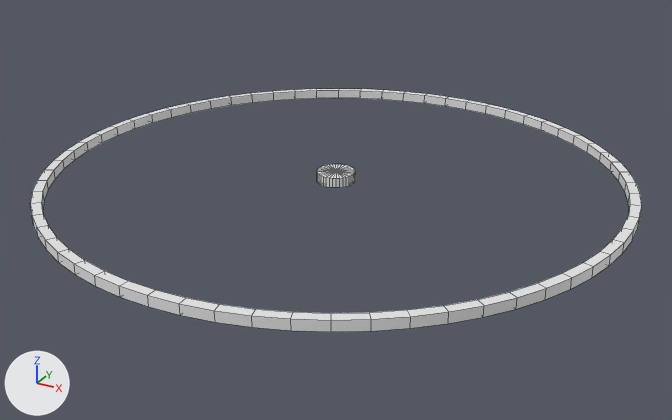
The FBX model DREAM205/Assets/Props/etc/waypoint.fbx as it was, and as the next commit left it.
Camera for both pictures: a 50 mm lens placed at (0.43, -0.782, 0.352), pointed at (0.007, -0.012, -0.032). Arrows for +X, +Y and +Z are at lower left; the lights stay in place. Mesh edges are drawn as thin lines. Where no turn or scale is listed for an object, it has been applied to the vertices. Vertices at the same position are counted once.

Objects in the first picture: 'Cylinder', 'Tube'.
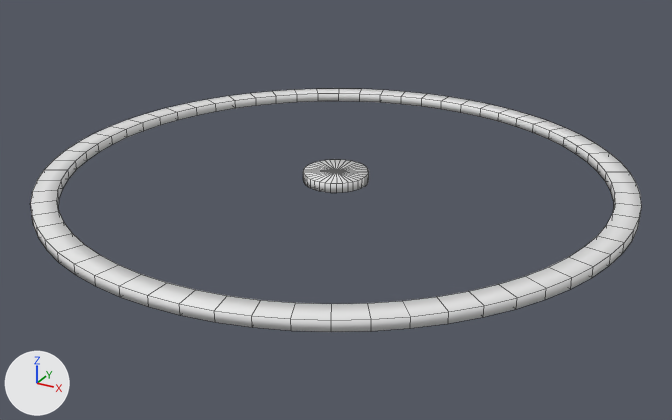
Changed parts and their boxes (x1, y1, x2, y2) in the pictures (672 x 420 px; the box of a moved part takes in the faces that stretch with it):
'Cylinder', mesh rescaled (68% wider, 42% taller)
    before: (317, 164, 356, 187)
    after: (303, 160, 369, 193)
part 2 of me_mesh_001, moved or reshaped
    both: (37, 89, 641, 320)

Patch to the scene script:
```diff
--- a/DREAM205/Assets/Props/etc/waypoint.fbx.py
+++ b/DREAM205/Assets/Props/etc/waypoint.fbx.py
@@ me_mesh_001 @@
 me_mesh_001.from_pydata(...)  # 256 vertices, 256 faces; spans x -0.3..0.3, y -0.3..0.3, z -0.005..0.005
 # used by ob_tube; location = (0.0, 0.0, 0.0)
+# me_mesh_001 part 2: 128 of the vertices in x -0.29..0.29, y -0.29..0.29, z -0.005..0.005 are scaled about their middle by (0.952, 0.952, 1)
+# me_mesh_001 part 3: the surface is now shaded smooth
@@ me_mesh @@
 me_mesh.from_pydata(...)  # 74 vertices, 108 faces; spans x -0.02..0.02, y -0.02..0.02, z -0.005..0.005
 # used by ob_cylinder; location = (0.0, 0.0, 0.0)
+# me_mesh part 1: the whole mesh is scaled about its middle by (1.68, 1.68, 1)
```
